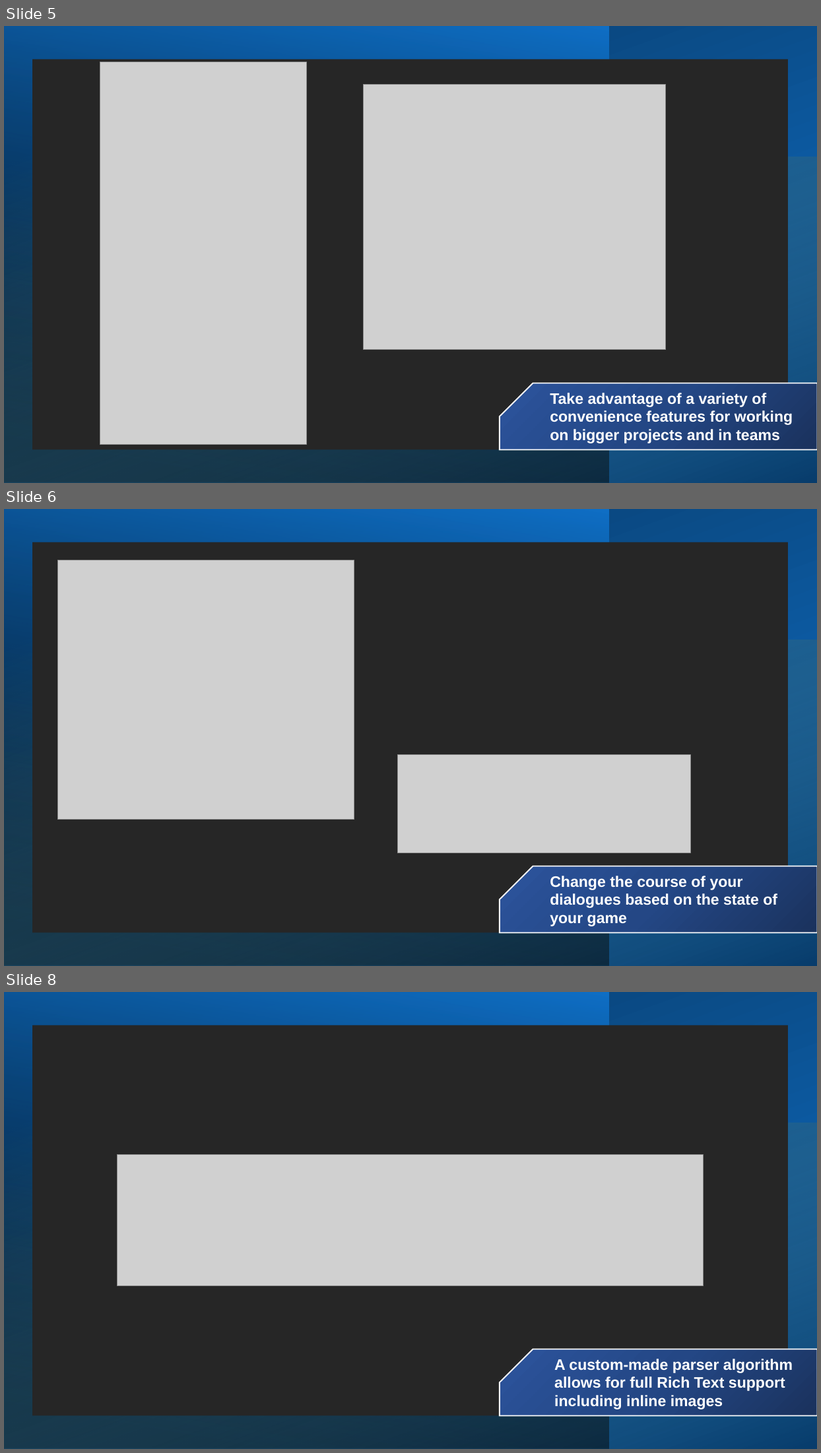
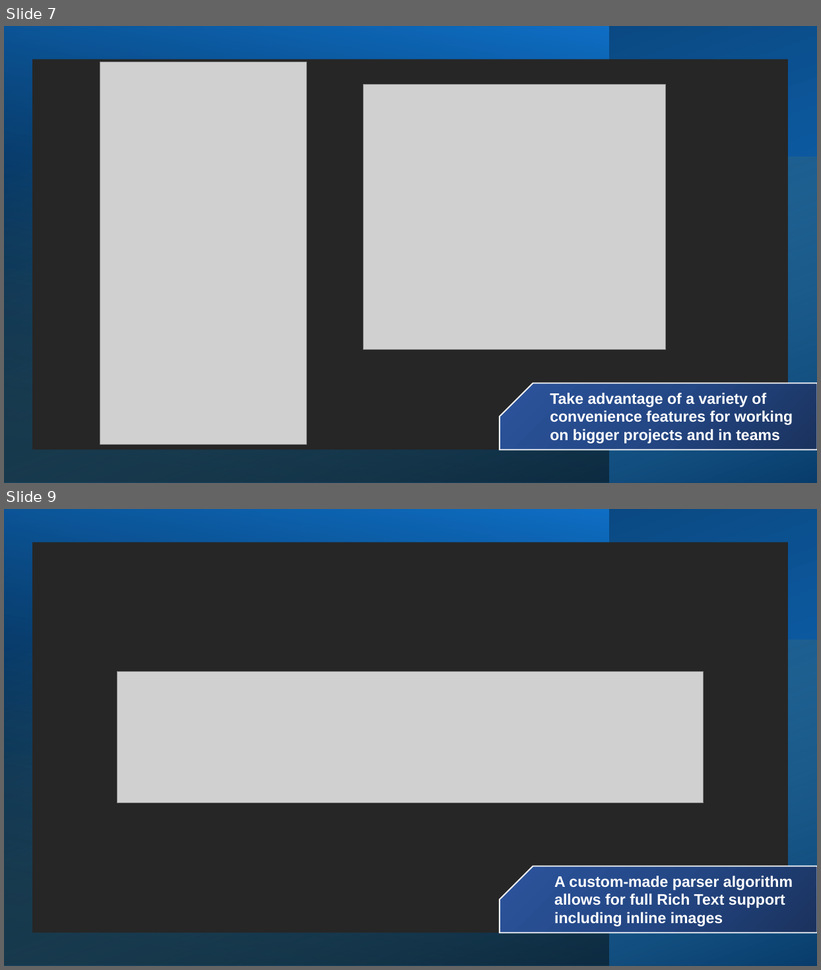
Before and after one commit to Glaswartron/UniversalDialogueEditor, a slide deck: Universal Dialog Editor/UDSAssetStore.pptx. Shown one above the other, each under a label of ours: slides 5, 6 and 8 before the commit, slides 7 and 9 after it; the slides between them are not shown. The pictures are 821x1453 and 821x970 pixels, drawn with LibreOffice and Linux fonts; fonts in the diff are those of the drawing; grey boxes stand for pictures. Boxes give left, top, right and bottom in pixels: in the first picture for what was removed or moved away, otherwise in the second. Text is boxed around its words. In the diff, an @@ line names an element or a change of style, - is before the commit and + after.

```diff
--- a/Universal Dialog Editor/UDSAssetStore.pptx
+++ b/Universal Dialog Editor/UDSAssetStore.pptx
@@ slide 6 removed at [4, 509, 817, 966], background #FFFFFF @@
@@ rectangle removed at [4, 509, 817, 966] @@
@@ rectangle removed at [4, 509, 609, 966] @@
@@ rectangle removed at [32, 543, 789, 933] @@
@@ picture removed at [57, 560, 354, 820] @@
@@ rectangle removed at [4, 640, 817, 966] @@
@@ picture removed at [397, 755, 691, 854] @@
@@ snip rect removed at [500, 867, 817, 933] @@
@@ text removed at [550, 876, 778, 927] @@
-Change the course of your dialogues based on the state of your game
@@ what was slide 5 is now slide 7 @@
@@ what was slide 8 is now slide 9 @@
```
Also in this commit, not shown: 1 slide changed, 2 slides added, 10 other files.
